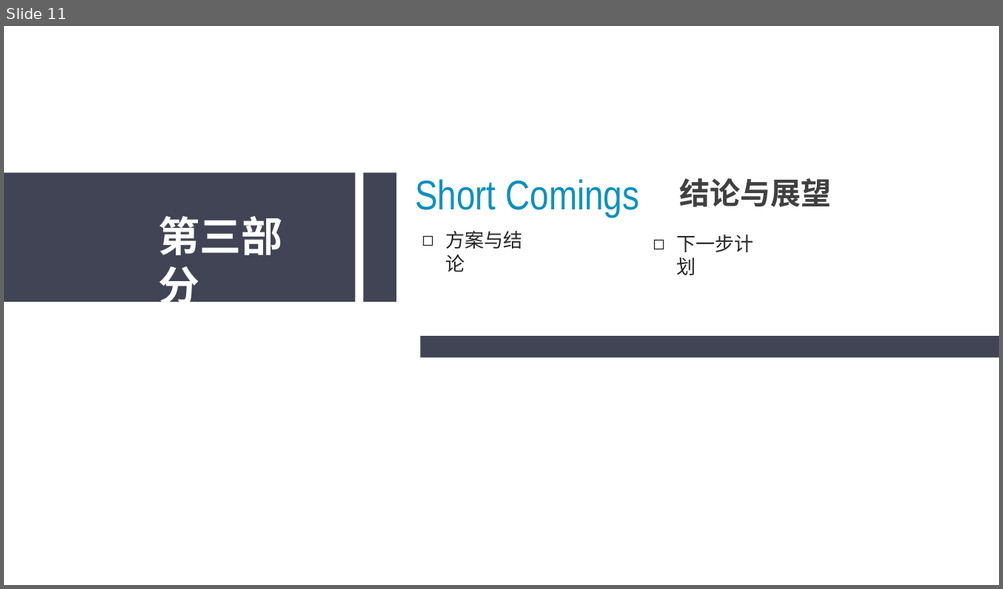
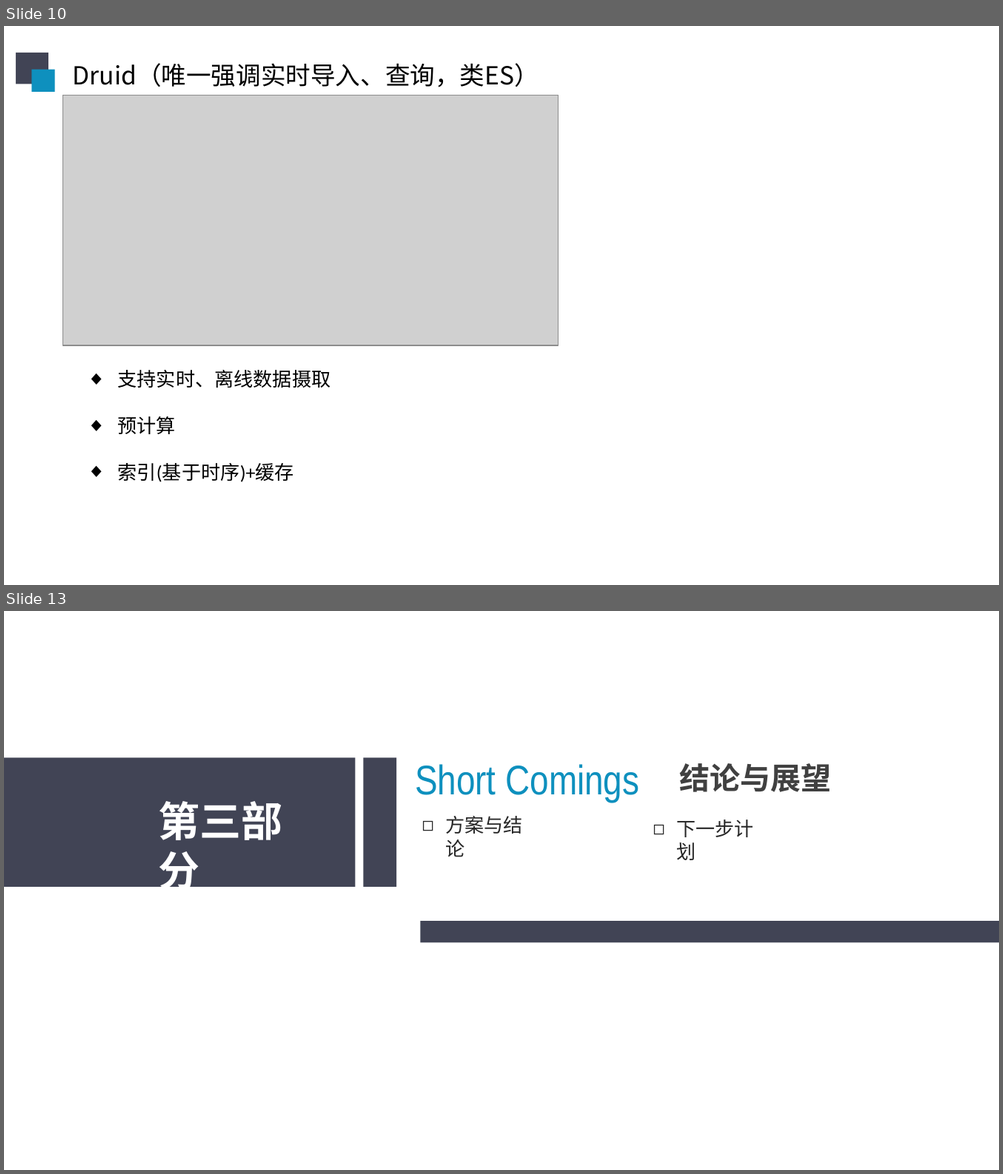
Before and after one commit to sunliangliang9201/interview_prepare, a slide deck: 在线阶段汇报20190606.pptx. Shown one above the other, each under a label of ours: slide 11 before the commit, slides 10 and 13 after it; the slides between them are not shown. The pictures are 1003x589 and 1003x1174 pixels, drawn with LibreOffice and Linux fonts; fonts in the diff are those of the drawing; grey boxes stand for pictures. Boxes give left, top, right and bottom in pixels: in the first picture for what was removed or moved away, otherwise in the second. Text is boxed around its words. In the diff, an @@ line names an element or a change of style, - is before the commit and + after.

```diff
--- a/在线阶段汇报20190606.pptx
+++ b/在线阶段汇报20190606.pptx
@@ slide 10 added at box(4, 26, 999, 585), background #FFFFFF @@
@@ rectangle added at box(16, 53, 48, 84), fill #414455 @@
@@ rectangle added at box(32, 70, 55, 93), fill #0E90BE @@
@@ text added at box(73, 63, 539, 87), 18 pt, text #000000 @@
+Druid（唯一强调实时导入、查询，类ES）
@@ picture added at box(62, 96, 558, 346) @@
@@ text added at box(118, 370, 331, 483), 14 pt, text #000000 @@
+◆ 支持实时、离线数据摄取
+◆ 预计算
+◆ 索引(基于时序)+缓存
@@ what was slide 11 is now slide 13 @@
```
Also in this commit, not shown: 3 slides changed, 5 other slides added, 6 slides removed.
